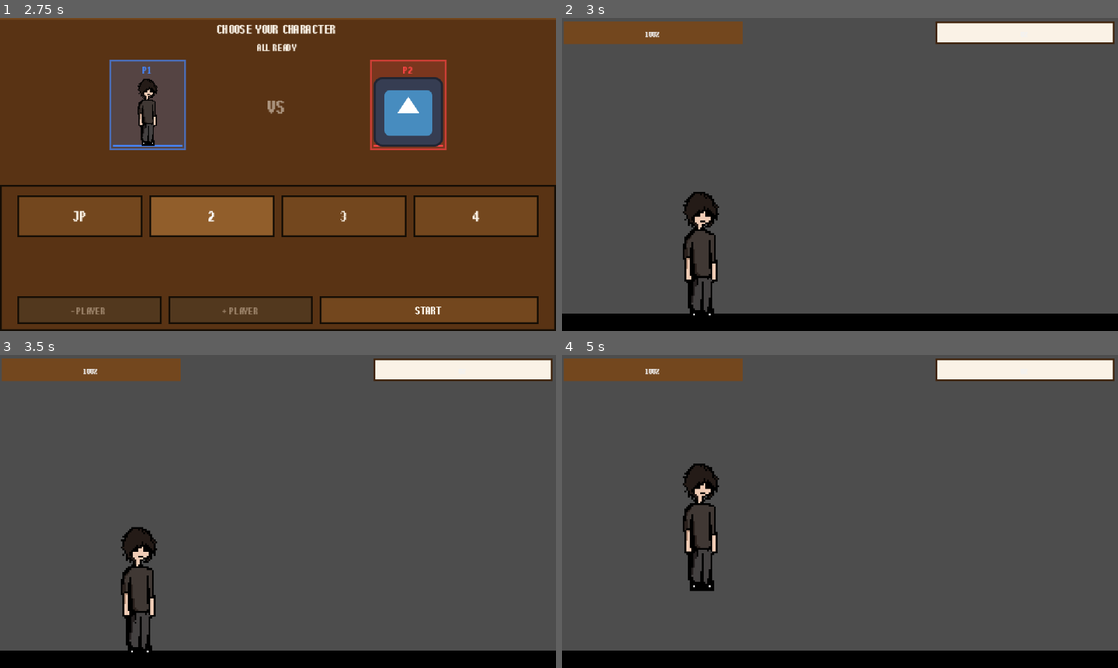
Above: before the commit, frames 1-4 (two rows, left to right).
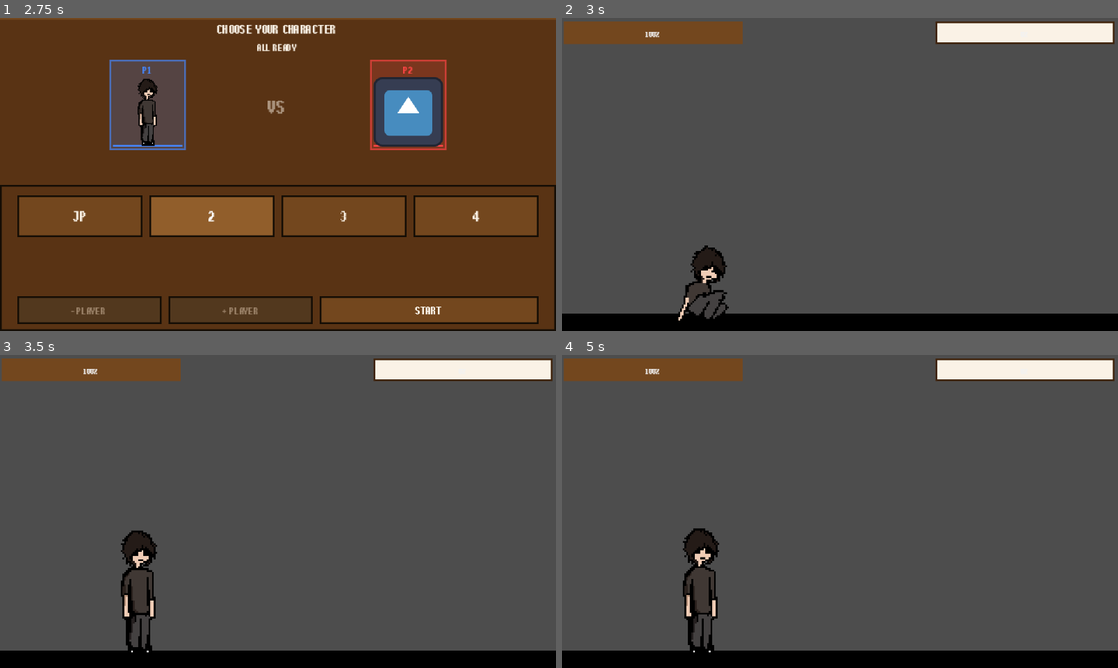
Above: after the commit, the same moments.

Repository: rcs227/Birkel-Brawlers
Game: Godot game, scene res://scenes/main_menu.tscn
Two runs of this game, one before a commit and one after it. Both use one fixed random seed, a clock stepped at 60 frames per second and the inputs below. The engine's default icon, where the game draws it, is replaced by a stand-in: a white triangle on a blue panel in a dark square.
Inputs:
- Up to frame 1 (2.75 s): click "PLAY" at 0.5 s; click "JP" at 1.25 s; click "2" at 2 s
- Up to frame 2 (3 s): click "START" at 2.75 s
- Up to frame 3 (3.5 s): no input
- Up to frame 4 (5 s): hold D (right) from 3.53 s (still down); tap M (M) at 3.6, 4.35 s; tap Space (jump) at 3.77, 4.52 s

Frame 1 is identical in both runs. In frame 2, 2.0% of the frame differs, in the area x 20-30%, y 55-97%; in frame 3, 0.5%; in frame 4, 2.6%, in the area x 21-29%, y 34-96%.

Commit message:
Added a falling state/animation

Diff:
--- a/characters/jp/jp.tscn
+++ b/characters/jp/jp.tscn
@@ -13,7 +13,9 @@
 [ext_resource type="Script" uid="uid://bewnpuayg7c65" path="res://scripts/player/state_machine.gd" id="7_h5w7u"]
 [ext_resource type="Texture2D" uid="uid://cidwveqyvjmw7" path="res://sprites/jp/jp_light_attack.png" id="8_8hlw2"]
 [ext_resource type="Script" uid="uid://kfxfdpxy4muh" path="res://scripts/player/states/idle_state.gd" id="8_fy61o"]
+[ext_resource type="Texture2D" uid="uid://cwnu5x0bex1b1" path="res://sprites/jp/jp_floating.png" id="8_qwne8"]
 [ext_resource type="Script" uid="uid://w2w0s7v86jh4" path="res://scripts/player/states/walk_state.gd" id="9_qwne8"]
+[ext_resource type="Texture2D" uid="uid://cbl7kxm4gh61h" path="res://sprites/jp/jp_landing.png" id="10_qwne8"]
 [ext_resource type="Script" uid="uid://cqwqubgkmfh58" path="res://scripts/player/states/attack_state.gd" id="10_v3aiu"]
 [ext_resource type="Script" uid="uid://45ekjxna8ejp" path="res://scripts/player/states/block_state.gd" id="11_7d0xu"]
 [ext_resource type="Script" uid="uid://b4yoke10a24wp" path="res://scripts/player/states/fall_state.gd" id="12_4cwt5"]
@@ -22,6 +24,7 @@
 [ext_resource type="Script" uid="uid://cywlcivnbd2d" path="res://scripts/player/states/crouch_state.gd" id="15_1518n"]
 [ext_resource type="Script" uid="uid://c7gw3f1dmo8pf" path="res://scripts/player/states/dead_state.gd" id="16_gov72"]
 [ext_resource type="PackedScene" uid="uid://tlv52h3y08p7" path="res://scenes/hitbox.tscn" id="21_h4wjq"]
+[ext_resource type="Script" uid="uid://c4au1q3a58j54" path="res://scripts/player/states/land_state.gd" id="24_v3aiu"]
 
 [sub_resource type="RectangleShape2D" id="RectangleShape2D_hr5o0"]
 size = Vector2(20, 72)
@@ -46,6 +49,10 @@
 atlas = ExtResource("3_0ii53")
 region = Rect2(134, 0, 67, 72)
 
+[sub_resource type="AtlasTexture" id="AtlasTexture_4cwt5"]
+atlas = ExtResource("8_qwne8")
+region = Rect2(0, 0, 64, 80)
+
 [sub_resource type="AtlasTexture" id="AtlasTexture_sfd5a"]
 atlas = ExtResource("4_8hlw2")
 region = Rect2(0, 0, 29, 74)
@@ -66,6 +73,14 @@
 atlas = ExtResource("4_8hlw2")
 region = Rect2(116, 0, 29, 74)
 
+[sub_resource type="AtlasTexture" id="AtlasTexture_u6jbq"]
+atlas = ExtResource("10_qwne8")
+region = Rect2(0, 18, 64, 82)
+
+[sub_resource type="AtlasTexture" id="AtlasTexture_3y1rc"]
+atlas = ExtResource("10_qwne8")
+region = Rect2(64, 18, 64, 82)
+
 [sub_resource type="AtlasTexture" id="AtlasTexture_mi45g"]
 atlas = ExtResource("8_8hlw2")
 region = Rect2(0, 0, 64, 80)
@@ -172,6 +187,14 @@
 }, {
 "frames": [{
 "duration": 1.0,
+"texture": SubResource("AtlasTexture_4cwt5")
+}],
+"loop": true,
+"name": &"fall",
+"speed": 5.0
+}, {
+"frames": [{
+"duration": 1.0,
 "texture": SubResource("AtlasTexture_sfd5a")
 }, {
 "duration": 1.0,
@@ -192,6 +215,17 @@
 }, {
 "frames": [{
 "duration": 1.0,
+"texture": SubResource("AtlasTexture_u6jbq")
+}, {
+"duration": 1.0,
+"texture": SubResource("AtlasTexture_3y1rc")
+}],
+"loop": false,
+"name": &"land",
+"speed": 10.0
+}, {
+"frames": [{
+"duration": 1.0,
 "texture": SubResource("AtlasTexture_mi45g")
 }, {
 "duration": 1.0,
@@ -258,11 +292,6 @@
 "loop": false,
 "name": &"medium_attack",
 "speed": 9.0
-}, {
-"frames": [],
-"loop": true,
-"name": &"new_animation",
-"speed": 5.0
 }]
 
 [sub_resource type="Animation" id="Animation_h5w7u"]
@@ -377,7 +406,9 @@
 position = Vector2(0, 1)
 scale = Vector2(1, 1.030303)
 sprite_frames = SubResource("SpriteFrames_70irc")
-animation = &"block"
+animation = &"land"
+frame = 1
+frame_progress = 1.0
 
 [node name="StateMachine" type="Node" parent="." unique_id=776769573]
 script = ExtResource("7_h5w7u")
@@ -408,6 +439,9 @@
 
 [node name="Dead" type="Node" parent="StateMachine" unique_id=1905371277]
 script = ExtResource("16_gov72")
+
+[node name="Land" type="Node" parent="StateMachine" unique_id=404091425]
+script = ExtResource("24_v3aiu")
 
 [node name="Hurtbox" type="Area2D" parent="." unique_id=13361986]
 collision_layer = 8
--- a/scripts/player/states/fall_state.gd
+++ b/scripts/player/states/fall_state.gd
@@ -10,7 +10,7 @@
 	player.move_and_slide()
 	if player.is_on_floor():
 		player.has_flip = true
-		return "Idle"
+		return "Land"
 	if player.block_held:
 		return "Block"
 	return ""
--- /dev/null
+++ b/scripts/player/states/land_state.gd
@@ -0,0 +1,15 @@
+# land_state.gd
+class_name LandState
+extends State
+
+func enter() -> void:
+	player.safe_play("land")
+
+func physics_process(delta: float) -> String:
+	player.apply_friction(delta)
+	player.apply_gravity(delta)
+	player.move_and_slide()
+	return ""
+
+# No input handled — player is committed to the landing animation
+# _on_animation_finished transitions back to Idle automatically
Not shown, added: scripts/player/states/land_state.gd.uid
